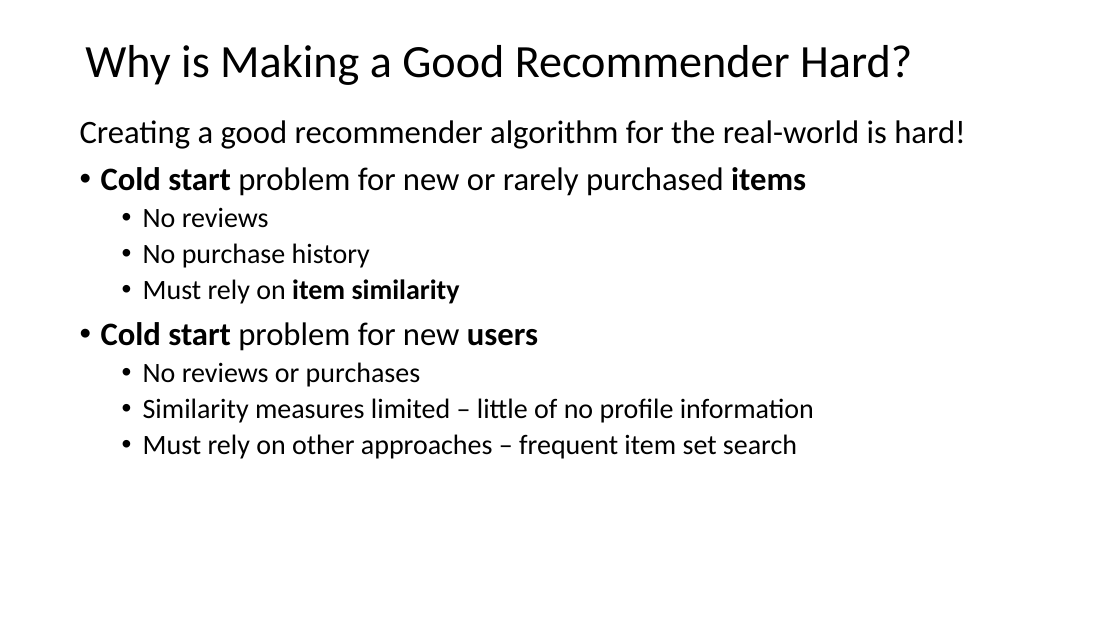
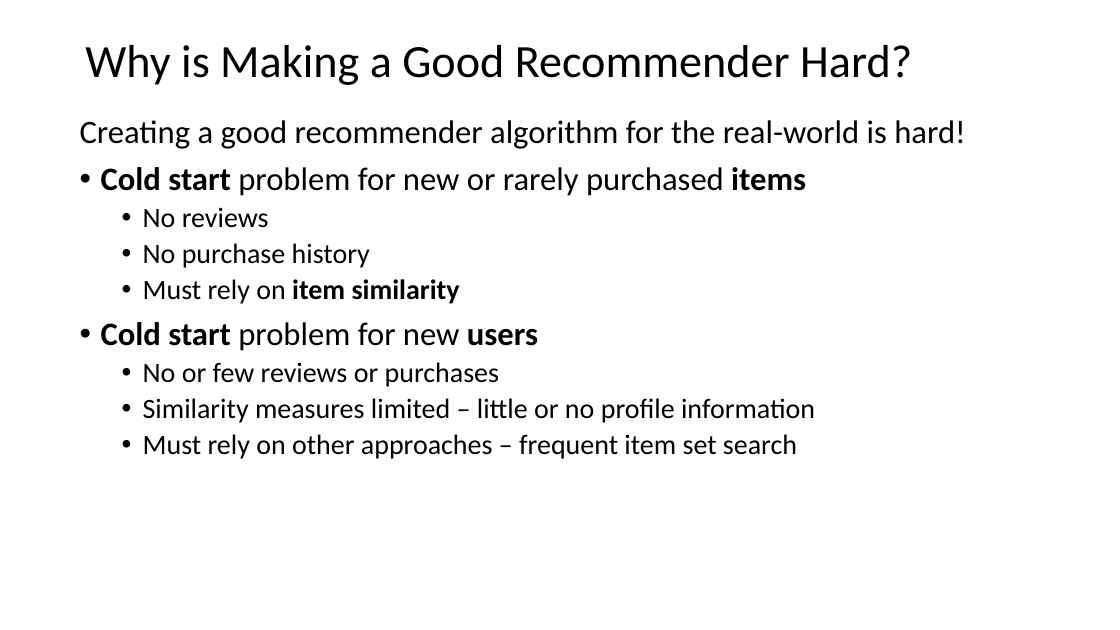
Before and after one commit to StephenElston/CSCI-E-108, a slide deck: slide 12 of slides/7_RecommenderSystems.pptx. Drawn at 1120x630 pixels with LibreOffice and Linux fonts; fonts in the diff are those of the drawing. Boxes give left, top, right and bottom in pixels: in the first picture for what was removed or moved away, otherwise in the second. Text is boxed around its words. In the diff, an @@ line names an element or a change of style, - is before the commit and + after.

```diff
--- a/slides/7_RecommenderSystems.pptx
+++ b/slides/7_RecommenderSystems.pptx
@@ text at [143,362,815,423]: text changed @@
-  • No reviews or purchases
-  • Similarity measures limited – little of no profile information
+  • No or few reviews or purchases
+  • Similarity measures limited – little or no profile information
```
Also in this commit, not shown: 9 other slides changed, 1 slide added.
